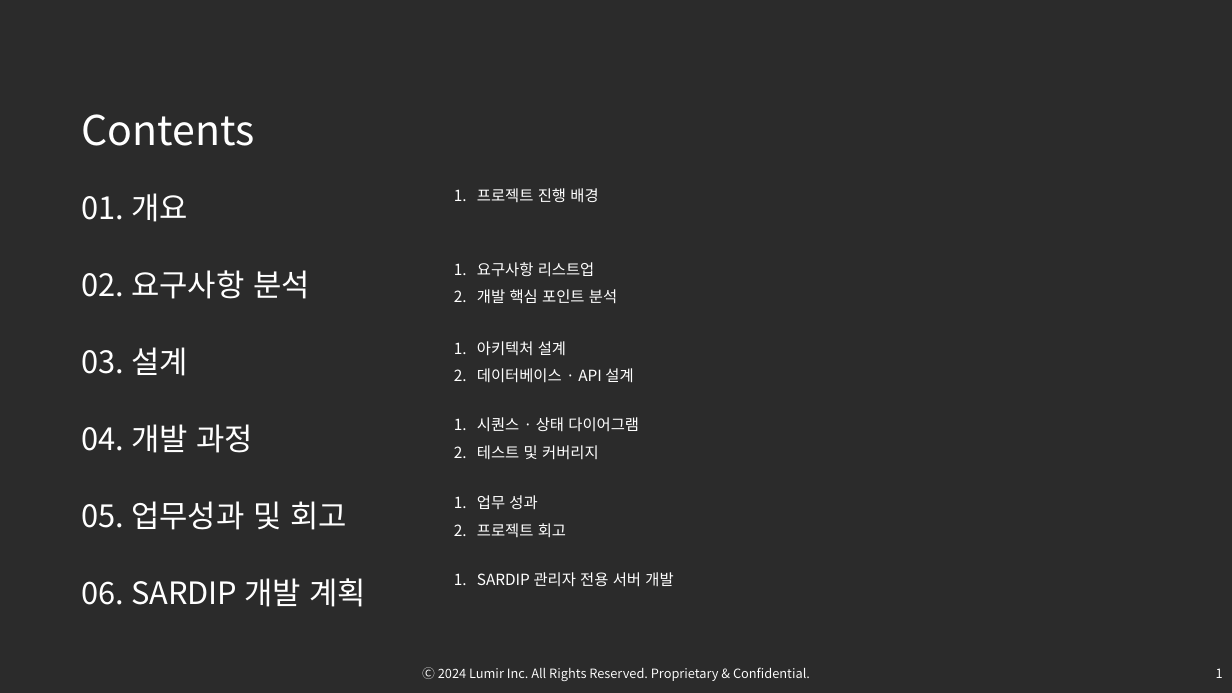
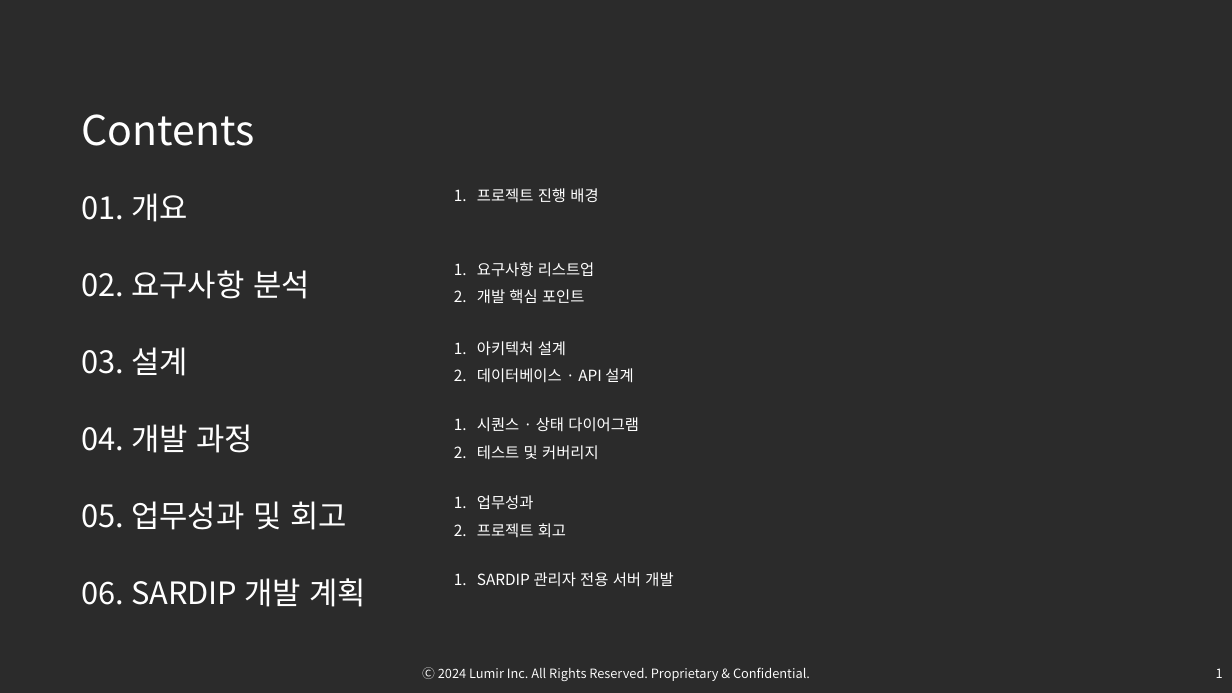
Before and after one commit to OsterRepository/OsterRepository, a slide deck: slide 2 of 기술 7부 김민수 성과 발표.pptx. Drawn at 1232x693 pixels with LibreOffice and Linux fonts; fonts in the diff are those of the drawing; background and template pictures are left out; a plain dark background stands for a picture behind light text. Boxes give left, top, right and bottom in pixels: in the first picture for what was removed or moved away, otherwise in the second. Text is boxed around its words. In the diff, an @@ line names an element or a change of style, - is before the commit and + after.

```diff
--- a/기술 7부 김민수 성과 발표.pptx
+++ b/기술 7부 김민수 성과 발표.pptx
@@ text at (477, 289, 584, 303): text changed @@
-2. 개발 핵심 포인트 분석
+2. 개발 핵심 포인트
@@ text at (477, 495, 534, 509): spaces changed @@
-1. 업무 성과
+1. 업무성과
```
Also in this commit, not shown: 3 other slides changed.
